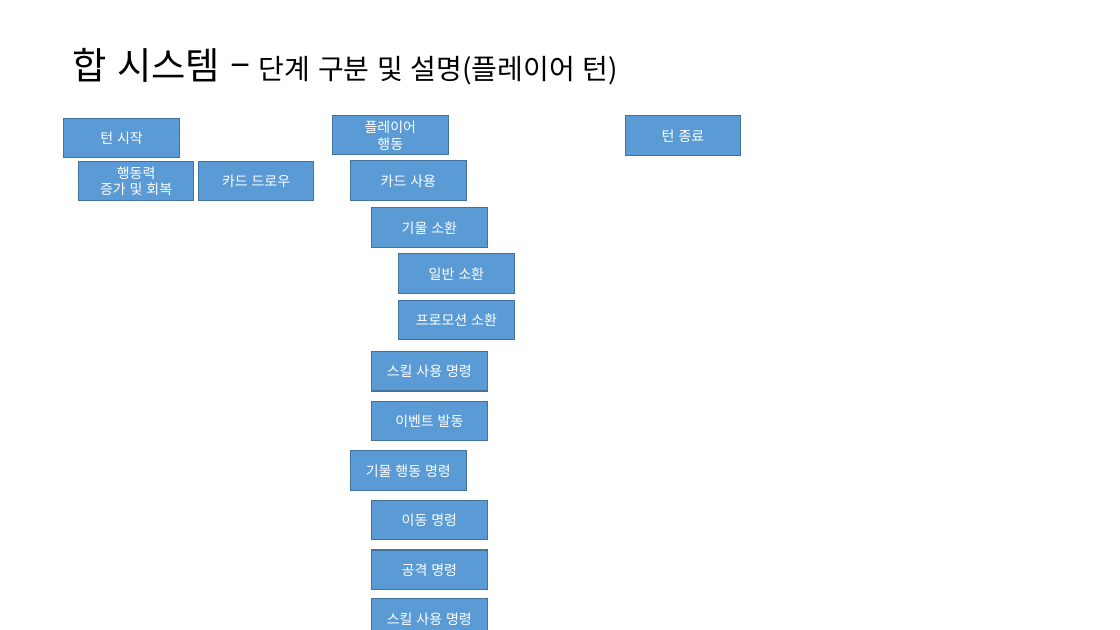
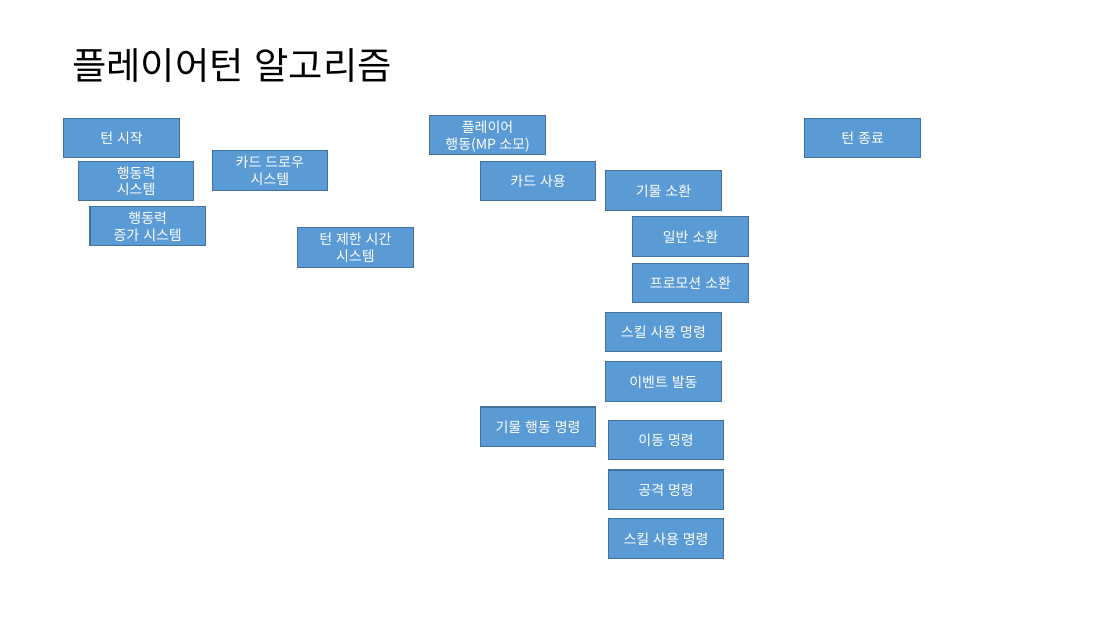
Before and after one commit to yjk0401/unityenginebasic_9th, a slide deck: slide 7 of 기획/체스/체스 전투 시스템 기획서.pptx (slide 4 before the commit). Drawn at 1120x630 pixels with LibreOffice and Linux fonts; fonts in the diff are those of the drawing. Boxes give left, top, right and bottom in pixels: in the first picture for what was removed or moved away, otherwise in the second. Text is boxed around its words. In the diff, an @@ line names an element or a change of style, - is before the commit and + after.

```diff
--- a/기획/체스/체스 전투 시스템 기획서.pptx
+++ b/기획/체스/체스 전투 시스템 기획서.pptx
@@ text at box(72, 48, 391, 82): text changed; size 24 to 32 pt @@
-합 시스템 – 단계 구분 및 설명(플레이어 턴)
+플레이어턴 알고리즘
@@ rectangle "플레이어": place and size @@
-rectangle "플레이어" at box(333, 115, 449, 155)
+rectangle "플레이어" at box(430, 115, 546, 155)
@@ rectangle "턴 종료": place and size @@
-rectangle "턴 종료" at box(625, 116, 741, 155)
+rectangle "턴 종료" at box(805, 118, 921, 158)
@@ text in rectangle at box(445, 137, 529, 152): text changed @@
-행동
+행동(MP 소모)
@@ rectangle "카드 드로우": place and size @@
-rectangle "카드 드로우" at box(198, 161, 314, 201)
+rectangle "카드 드로우" at box(212, 150, 328, 190)
@@ text in rectangle at box(251, 172, 290, 185): paragraph added @@
+시스템
@@ rectangle "카드 사용": place and size @@
-rectangle "카드 사용" at box(350, 160, 466, 200)
+rectangle "카드 사용" at box(481, 161, 597, 201)
@@ rectangle added at box(90, 207, 206, 246), fill #5B9BD5, outline #43739E 1 pt, 12 pt, text #FFFFFF @@
+행동력
+증가 시스템
@@ text in rectangle at box(117, 182, 156, 195): text changed @@
-증가 및 회복
+시스템
@@ rectangle added at box(297, 228, 413, 267), fill #5B9BD5, outline #43739E 1 pt, 12 pt, text #FFFFFF @@
+턴 제한 시간 시스템
@@ 3 rectangles: place and size @@
-3 rectangles at box(371, 208, 515, 339)
+3 rectangles at box(606, 171, 749, 302)
@@ rectangle "스킬 사용 명령": place and size @@
-rectangle "스킬 사용 명령" at box(371, 351, 487, 391)
+rectangle "스킬 사용 명령" at box(606, 313, 722, 352)
@@ rectangle "이벤트 발동": place and size @@
-rectangle "이벤트 발동" at box(371, 402, 487, 441)
+rectangle "이벤트 발동" at box(606, 362, 722, 402)
@@ rectangle "기물 행동 명령": place and size @@
-rectangle "기물 행동 명령" at box(350, 451, 466, 491)
+rectangle "기물 행동 명령" at box(481, 408, 597, 447)
@@ 3 rectangles: place and size @@
-3 rectangles at box(371, 501, 487, 630)
+3 rectangles at box(608, 420, 724, 559)
```
Also in this commit, not shown: 2 other slides changed, 7 slides added, 1 other file.
